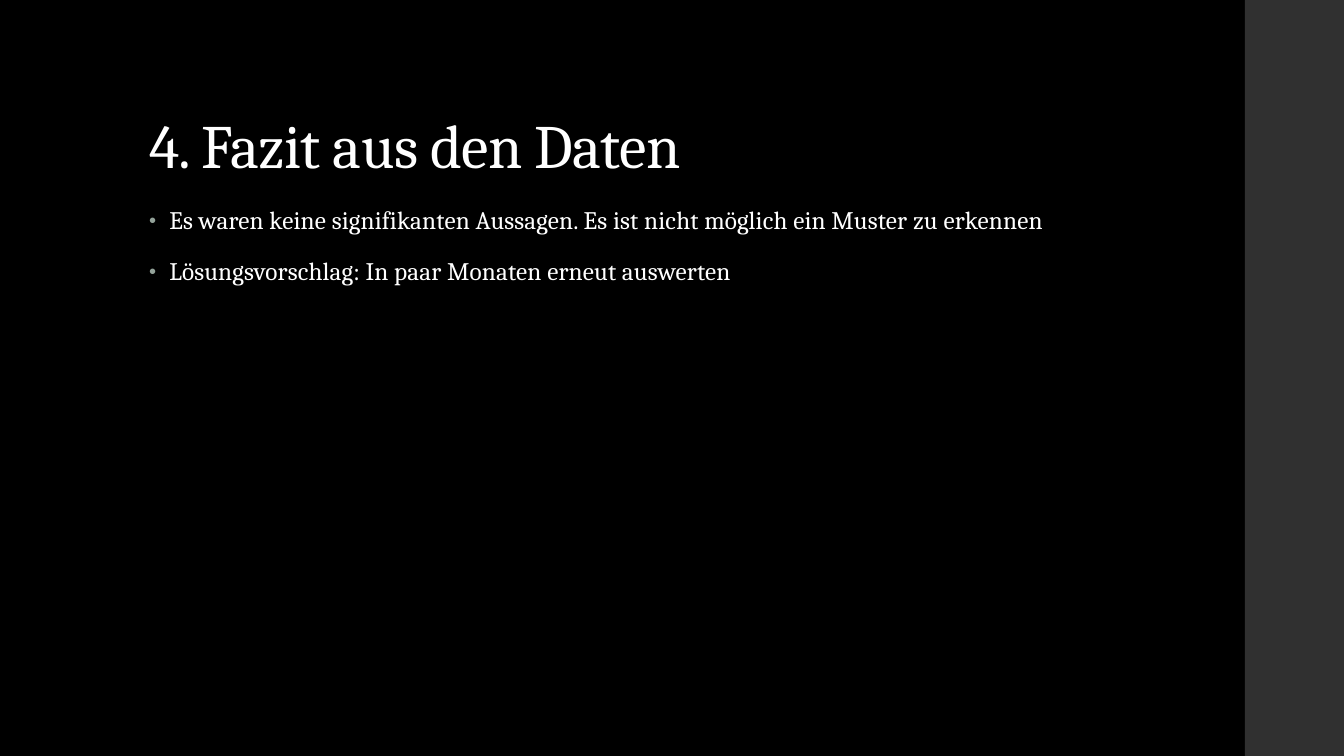
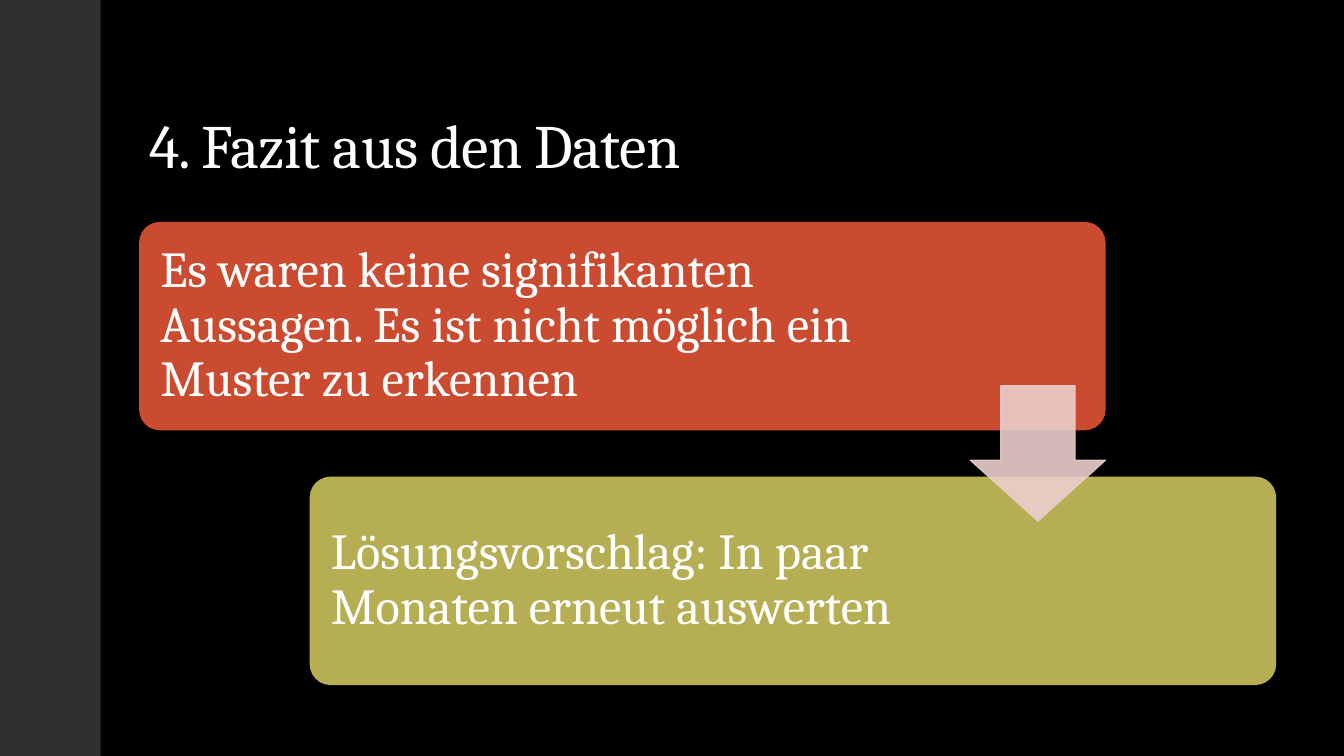
Before and after one commit to GermanPaul12/Benzinpreis-Analyse-Praaesentationskompetenz, a slide deck: slide 15 of Benzinpreis Analyse mit Python.pptx. Drawn at 1344x756 pixels with LibreOffice and Linux fonts; fonts in the diff are those of the drawing. Boxes give left, top, right and bottom in pixels: in the first picture for what was removed or moved away, otherwise in the second. Text is boxed around its words. In the diff, an @@ line names an element or a change of style, - is before the commit and + after.

```diff
--- a/Benzinpreis Analyse mit Python.pptx
+++ b/Benzinpreis Analyse mit Python.pptx
@@ rectangle added at [0,0,1344,756], fill #000000 @@
@@ rectangle added at [0,0,101,756], fill #303030 @@
@@ text "Es waren keine signifikanten Aussagen. ...": place and size @@
-text "Es waren keine signifikanten Aussagen. ..." at [169,211,1043,286]
+text "Es waren keine signifikanten Aussagen. ..." at [160,251,851,397]
@@ text "Es waren keine signifikanten Aussagen. ..." at [160,251,851,397]: size 18 to 36 pt, letter spacing 0.1 to 0 pt; bullet • to none; line spacing 0.95 to 0.9; less space between paragraphs; vertical alignment top to middle @@
@@ text at [169,262,730,286]: paragraph removed @@
-• Lösungsvorschlag: In paar Monaten erneut auswerten
@@ group added at [139,222,1276,686]: 2 rounded rectangles, 1 text, 1 down arrow @@
+Lösungsvorschlag: In paar Monaten erneut auswerten
```
Also in this commit, not shown: 3 other slides changed, 3 other files.
